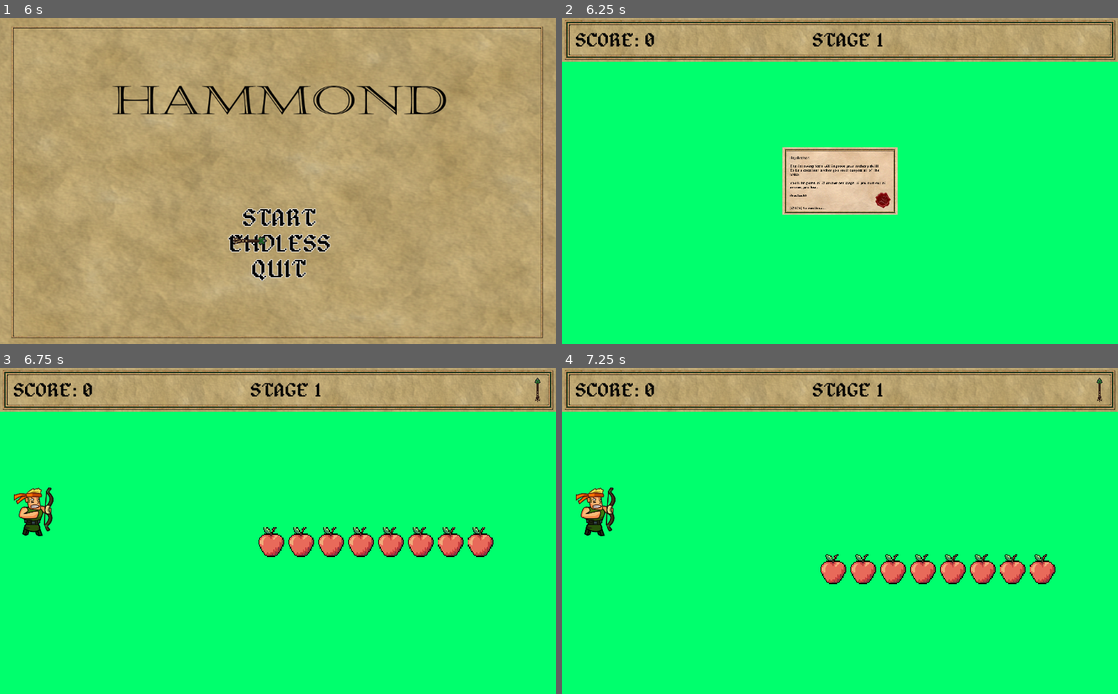
Above: before the commit, frames 1-4 (two rows, left to right).
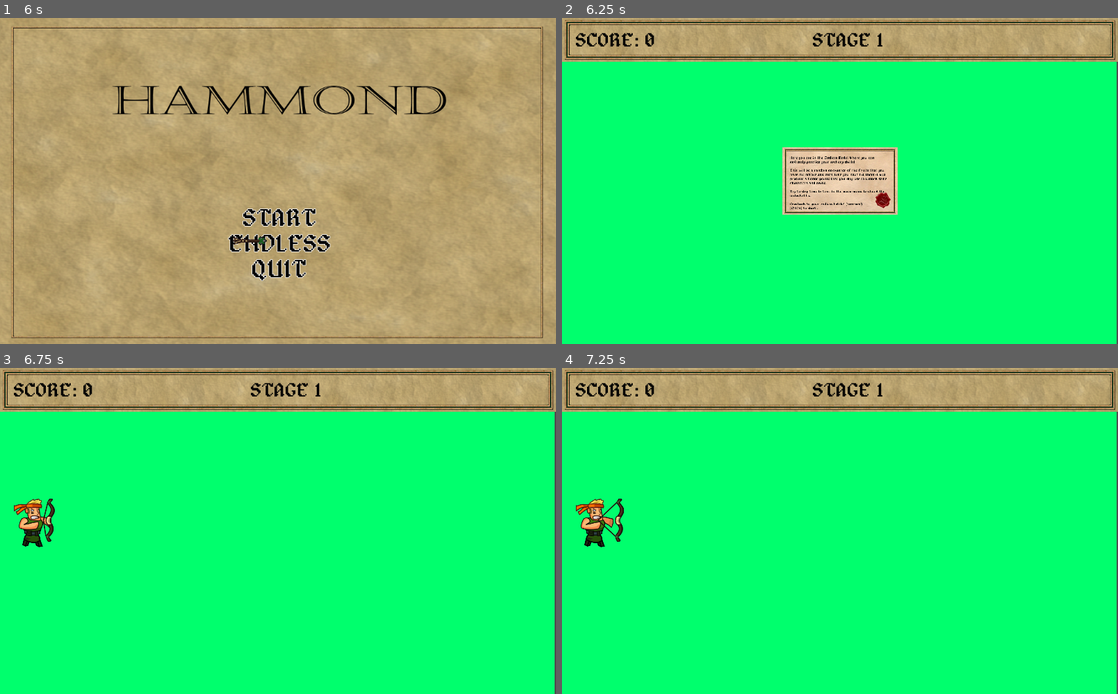
Above: after the commit, the same moments.

Repository: lpancho/ArrowMan
Game: Godot game, scene res://scenes/menu/MainMenu.tscn
Same seed, same stepped clock (60 frames per second), same inputs: the game is played once before the commit and once after it.
Inputs (mouse positions are in pixels of both pictures, inside the frame that each line leads up to):
- Up to frame 1 (6 s): tap Enter at 0.5, 2, 3.5 s; move the mouse to (400, 164) at 0.52 s; hold Space (ui_select) 0.53-1.28 s; move the mouse to (166, 197) at 1.27 s; tap Space (ui_select) at 1.35, 1.52, 1.82, 2.85, 3.02, 3.32, 4.35, 4.52, 4.82, 5.85 s; move the mouse to (333, 109) at 2.02 s; hold Space (ui_select) 2.03-2.78 s; move the mouse to (250, 246) at 2.77 s; move the mouse to (444, 229) at 3.52 s; hold Space (ui_select) 3.53-4.28 s; move the mouse to (111, 132) at 4.27 s; move the mouse to (305, 181) at 5.02 s; hold Space (ui_select) 5.03-5.78 s; move the mouse to (194, 99) at 5.77 s
- Up to frame 2 (6.25 s): tap Space (ui_select) at 6.02 s
- Up to frame 3 (6.75 s): tap Space (ui_select) at 6.32 s; move the mouse to (400, 514) at 6.52 s; hold Space (ui_select) from 6.53 s (still down)
- Up to frame 4 (7.25 s): keep holding Space (ui_select)

Frame 1 is identical in both runs. In frame 2, 0.9% of the frame differs, in the area x 41-100%, y 13-100%; in frame 3, 3.4%; in frame 4, 3.5%, in the area x 2-100%, y 2-100%.

Commit message:
Remove ArrowMan node - nothing to do with the heirarchy Modify scripts to adapt to new scene heirarchy Added validation when enemy = 0 and arrow = 0.. GAME OVER

Diff:
--- a/ArrowMan.tscn
+++ /dev/null
@@ -1,13 +0,0 @@
-[gd_scene load_steps=4 format=2]
-
-[ext_resource path="res://scripts/ArrowMan.gd" type="Script" id=1]
-[ext_resource path="res://scenes/gui/GUI.tscn" type="PackedScene" id=2]
-[ext_resource path="res://scenes/stages/Stage.tscn" type="PackedScene" id=3]
-
-[node name="ArrowMan" type="Node2D"]
-script = ExtResource( 1 )
-
-[node name="GUI" parent="." instance=ExtResource( 2 )]
-margin_bottom = 0.0
-
-[node name="Stage" parent="." instance=ExtResource( 3 )]
--- a/scenes/menu/MainMenu.tscn
+++ b/scenes/menu/MainMenu.tscn
@@ -22,14 +22,12 @@
 centered = false
 
 [node name="VBoxContainer" type="VBoxContainer" parent="."]
-editor/display_folded = true
 margin_left = 420.931
 margin_top = 349.181
 margin_right = 608.931
 margin_bottom = 486.181
 
 [node name="Start" type="Label" parent="VBoxContainer"]
-editor/display_folded = true
 margin_right = 188.0
 margin_bottom = 43.0
 mouse_filter = 1
@@ -86,7 +84,7 @@
 [connection signal="area_entered" from="VBoxContainer/Start/Area2D" to="." method="_on_Start_Area2D_area_entered"]
 [connection signal="mouse_entered" from="VBoxContainer/Endless" to="." method="_on_Endless_mouse_entered"]
 [connection signal="mouse_exited" from="VBoxContainer/Endless" to="." method="_on_Endless_mouse_exited"]
-[connection signal="area_entered" from="VBoxContainer/Endless/Area2D" to="." method="_on_Start_Area2D_area_entered"]
+[connection signal="area_entered" from="VBoxContainer/Endless/Area2D" to="." method="_on_Endless_Area2D_area_entered"]
 [connection signal="mouse_entered" from="VBoxContainer/Quit" to="." method="_on_Quit_mouse_entered"]
 [connection signal="mouse_exited" from="VBoxContainer/Quit" to="." method="_on_Quit_mouse_exited"]
 [connection signal="area_entered" from="VBoxContainer/Quit/Area2D" to="." method="_on_Quit_Area2D_area_entered"]
--- a/scenes/stages/EndlessStage.tscn
+++ b/scenes/stages/EndlessStage.tscn
@@ -1,34 +1,26 @@
 [gd_scene load_steps=5 format=2]
 
 [ext_resource path="res://scripts/EndlessStage.gd" type="Script" id=1]
-[ext_resource path="res://assets/green_background.png" type="Texture" id=2]
-[ext_resource path="res://scenes/gui/ChallengePanel.tscn" type="PackedScene" id=3]
-[ext_resource path="res://scenes/misc/Spawner.tscn" type="PackedScene" id=4]
+[ext_resource path="res://scenes/gui/GUI.tscn" type="PackedScene" id=2]
+[ext_resource path="res://assets/green_background.png" type="Texture" id=3]
+[ext_resource path="res://scenes/gui/ChallengePanel.tscn" type="PackedScene" id=4]
 
 [node name="EndlessStage" type="Node2D"]
 script = ExtResource( 1 )
 
+[node name="GUI" parent="." instance=ExtResource( 2 )]
+margin_bottom = 0.0
+
 [node name="Background" type="Sprite" parent="."]
 position = Vector2( -2.15845, 0 )
-texture = ExtResource( 2 )
+texture = ExtResource( 3 )
 centered = false
 
 [node name="Enemy_Container" type="Node" parent="."]
 
-[node name="ChallengePanel" parent="." instance=ExtResource( 3 )]
+[node name="ChallengePanel" parent="." instance=ExtResource( 4 )]
 
 [node name="Timer" type="Timer" parent="."]
 
 [node name="Spawners" type="Node" parent="."]
-
-[node name="SpawnerTop" parent="Spawners" instance=ExtResource( 4 )]
-position = Vector2( 772.726, 34.535 )
-current_position = 0
-
-[node name="SpawnerBottom" parent="Spawners" instance=ExtResource( 4 )]
-position = Vector2( 837.48, 576.308 )
-current_position = 1
-
-[node name="SpawnerRight" parent="Spawners" instance=ExtResource( 4 )]
-position = Vector2( 975.621, 323.768 )
 [connection signal="start_game" from="ChallengePanel" to="." method="_on_ChallengePanel_start_game"]
--- a/scenes/stages/Stage.tscn
+++ b/scenes/stages/Stage.tscn
@@ -1,20 +1,24 @@
-[gd_scene load_steps=4 format=2]
+[gd_scene load_steps=5 format=2]
 
 [ext_resource path="res://scripts/Stage.gd" type="Script" id=1]
-[ext_resource path="res://assets/green_background.png" type="Texture" id=2]
-[ext_resource path="res://scenes/gui/ChallengePanel.tscn" type="PackedScene" id=3]
+[ext_resource path="res://scenes/gui/GUI.tscn" type="PackedScene" id=2]
+[ext_resource path="res://assets/green_background.png" type="Texture" id=3]
+[ext_resource path="res://scenes/gui/ChallengePanel.tscn" type="PackedScene" id=4]
 
 [node name="Stage" type="Node2D"]
 script = ExtResource( 1 )
 environment = "DEV"
 
+[node name="GUI" parent="." instance=ExtResource( 2 )]
+margin_bottom = 0.0
+
 [node name="Background" type="Sprite" parent="."]
-texture = ExtResource( 2 )
+texture = ExtResource( 3 )
 centered = false
 
 [node name="Enemy_Container" type="Node" parent="."]
 
-[node name="ChallengePanel" parent="." instance=ExtResource( 3 )]
+[node name="ChallengePanel" parent="." instance=ExtResource( 4 )]
 
 [node name="Timer" type="Timer" parent="."]
 
--- a/scripts/ChallengePanel.gd
+++ b/scripts/ChallengePanel.gd
@@ -11,6 +11,7 @@
 var is_end_game = false
 
 func show_current_challenge():
+	$CanvasLayer/Sprite.scale = Vector2(0.1, 0.1)
 	showing = true
 	print("LEVEL: " + str(globals.get_level()))
 	var level = constants.challenges_dict["Stages"][globals.get_level() - 1]
@@ -25,10 +26,15 @@
 		Vector2(0.1, 0.1), Vector2(1, 1), 0.5, Tween.TRANS_LINEAR, Tween.EASE_IN)
 	tween.start()
 
-func show_game_over_message():
+func show_game_over_message(noArrowsAndFruits):
+	$CanvasLayer/Sprite.scale = Vector2(0.1, 0.1)
+
 	is_game_over = true
 	showing = true
-	messages = constants.game_over_message
+	if noArrowsAndFruits:
+		messages = constants.game_over_message_no_arrows_and_fruits
+	else:
+		messages = constants.game_over_message
 	msg_index = 0
 
 	$CanvasLayer/Sprite.visible = showing
@@ -39,9 +45,23 @@
 	tween.start()
 
 func show_end_game_message():
+	$CanvasLayer/Sprite.scale = Vector2(0.1, 0.1)
 	is_end_game = true
 	showing = true
 	messages = constants.end_game_message
+	msg_index = 0
+
+	$CanvasLayer/Sprite.visible = showing
+	$CanvasLayer/Sprite/Text.text = messages[msg_index]
+
+	tween.interpolate_property($CanvasLayer/Sprite, "scale",
+		Vector2(0.1, 0.1), Vector2(1, 1), 0.5, Tween.TRANS_LINEAR, Tween.EASE_IN)
+	tween.start()
+
+func show_endless_mode_message():
+	$CanvasLayer/Sprite.scale = Vector2(0.1, 0.1)
+	showing = true
+	messages = constants.endless_mode_message
 	msg_index = 0
 
 	$CanvasLayer/Sprite.visible = showing
--- a/scripts/EndlessStage.gd
+++ b/scripts/EndlessStage.gd
@@ -6,14 +6,14 @@
 
 # onready variables
 onready var enemy_container = $Enemy_Container
-
-#
+var current_scene = "EndlessStage"
 
 # Called when the node enters the scene tree for the first time.
 func _ready():
 	playerScene = load("res://scenes/characters/Hammond.tscn")
+	$ChallengePanel.show_endless_mode_message()
 	set_process(false)
-	pass # Replace with function body.
+	pass
 
 func _process(delta):
 
@@ -39,6 +39,11 @@
 			$ChallengePanel.show_game_over_message()
 	pass
 
+func _on_ChallengePanel_start_game():
+	set_process(true)
+	AddPlayerToScene(false)
+	pass
+
 # ADD PLAYER TO THE SCENE
 func AddPlayerToScene(isGoldenArrowActivated):
 	player = playerScene.instance()
@@ -46,6 +51,7 @@
 	player.isGoldenArrowActivated = isGoldenArrowActivated
 	player.enable_process(false)
 	player.state = "PLAYING"
+	player.current_scene = current_scene
 	self.add_child(player)
 	pass
 
--- a/scripts/GUI.gd
+++ b/scripts/GUI.gd
@@ -35,3 +35,7 @@
 func update_stage():
 	$CanvasLayer/Stage.text = "Stage " + str(globals.get_level())
 	pass
+
+func update_endless_stage():
+	$CanvasLayer/Stage.text = "Wave " + str(globals.get_wave())
+	pass
--- a/scripts/MainMenu.gd
+++ b/scripts/MainMenu.gd
@@ -45,7 +45,11 @@
 	pass # Replace with function body.
 
 func _on_Start_Area2D_area_entered(area):
-	get_tree().change_scene("res://ArrowMan.tscn")
+	get_tree().change_scene("res://scenes/stages/Stage.tscn")
+	pass # Replace with function body.
+
+func _on_Endless_Area2D_area_entered(area):
+	get_tree().change_scene("res://scenes/stages/EndlessStage.tscn")
 	pass # Replace with function body.
 
 func _on_Quit_Area2D_area_entered(area):
--- a/scripts/Spawner.gd
+++ b/scripts/Spawner.gd
@@ -1,8 +1,20 @@
 extends Position2D
 
-# Spawner positions
+# Spawner details
 enum positions {top, bottom, right}
 export var current_position = positions.right
+
+# random range
+# rand value = 0 to min + offset
+# max value = max(0 to min + offset)
+var spawn_time_range = {
+	offset = 150,
+	min = 151,
+	max = 300
+}
+var current_spawn_time = spawn_time_range.max
+var spawn_count = 0
+var is_random_movement = false
 
 # Movement of spawner
 var direction = 1
@@ -12,7 +24,6 @@
 # Screen view
 var max_view_x = 0
 var max_view_y = 0
-
 
 # List of fruits
 var fruits_scn = [
@@ -31,25 +42,42 @@
 	max_view_y = get_viewport().size.y
 
 func _process(delta):
-	if current_position == positions.right:
-		if position.y + pixel_bounds + movement > max_view_y:
-			direction = -1
-		elif position.y - pixel_bounds - movement < 0:
-			direction = 1
 
-		position.y = position.y + (movement * direction)
-	elif current_position == positions.top || current_position == positions.bottom:
-		if position.x + pixel_bounds + movement > max_view_x:
-			direction = -1
-		elif position.x - pixel_bounds - movement < 0:
-			direction = 1
+	# spawner movements
+	if !is_random_movement:
+		if current_position == positions.right:
+			if position.y + pixel_bounds + movement > max_view_y:
+				direction = -1
+			elif position.y - pixel_bounds - movement < 0:
+				direction = 1
 
-		position.x = position.x + (movement * direction)
+			position.y = position.y + (movement * direction)
+		elif current_position == positions.top || current_position == positions.bottom:
+			if position.x + pixel_bounds + movement > max_view_x:
+				direction = -1
+			elif position.x - pixel_bounds - movement < 0:
+				direction = 1
+
+			position.x = position.x + (movement * direction)
+	else:
+		if current_position == positions.right:
+			position.y = randi() % int(get_viewport().size.y)
+		else:
+			position.x = randi() % int(get_viewport().size.x) + 200
+		pass
+
+	# spawning
+	if current_spawn_time == spawn_time_range.max:
+		create_random_fruit()
+		current_spawn_time = randi()%spawn_time_range.min + spawn_time_range.offset
+	else:
+		current_spawn_time += 1
 
 func create_random_fruit():
 	randomize()
 	var fruit = load(fruits_scn[randi() % fruits_scn.size()]).instance()
 	fruit.position = position
+	fruit.is_endless_mode = true
 	if current_position == positions.right:
 		fruit.is_vertical = false
 	elif current_position == positions.top:
@@ -57,15 +85,3 @@
 
 	get_node("/root/EndlessStage").add_child(fruit)
 	pass
-
-func _on_TimerSpawn_timeout():
-	create_random_fruit()
-	pass # Replace with function body.
-
-func _on_TimerMove_timeout():
-	randomize()
-	if current_position == positions.right:
-		position.y = randi() % int(get_viewport().size.y)
-	else:
-		position.x = randi() % int(get_viewport().size.x) + 200
-	pass # Replace with function body.
--- a/scripts/Stage.gd
+++ b/scripts/Stage.gd
@@ -1,13 +1,13 @@
 extends Node2D
 
 export var environment = ""
-
+var current_scene = "Stage"
 # Objects scenes
 var playerScene = null
 
 var player = null
 var is_last_stage = false
-onready var enemy_container = $Enemy_Container
+onready var fruit_container = $Enemy_Container
 
 # Signals
 signal show_challenge
@@ -61,9 +61,10 @@
 
 		# MOVE TO NEXT STAGE
 		# player is playing
-		# no enemies in the screen
+		# no fruits in the screen
+		# current arrow is not equal to 0
 		# no moving arrows in the screen
-		if player.state == "PLAYING" && enemy_container.get_child_count() == 0 && is_there_an_active_arrow:
+		if player.state == "PLAYING" && fruit_container.get_child_count() == 0 && globals.get_arrows() != 0 && is_there_an_active_arrow:
 			player.queue_free()
 			player = null
 			if (is_last_stage):
@@ -74,19 +75,33 @@
 
 		# GAME OVER
 		# player is playing
+		# there are fruits in the screen
 		# player have 0 arrows
 		# no moving arrows in the screen
-		elif player.state == "PLAYING" && globals.get_arrows() == 0 && is_there_an_active_arrow:
+		elif player.state == "PLAYING" && fruit_container.get_child_count() != 0 && globals.get_arrows() == 0 && is_there_an_active_arrow:
 			# remove player
 			player.queue_free()
 			player = null
 
-			# remove enemies
-			for enemy in enemy_container.get_children():
+			# remove fruits
+			for enemy in fruit_container.get_children():
 				enemy.queue_free()
 
 			# show game over message
-			$ChallengePanel.show_game_over_message()
+			$ChallengePanel.show_game_over_message(false)
+
+		# GAME OVER - no arrows and no fruits left
+		elif player.state == "PLAYING" && fruit_container.get_child_count() == 0 && globals.get_arrows() == 0 && is_there_an_active_arrow:
+			# remove player
+			player.queue_free()
+			player = null
+
+			# remove fruits
+			for enemy in fruit_container.get_children():
+				enemy.queue_free()
+
+			# show game over message
+			$ChallengePanel.show_game_over_message(true)
 	pass
 
 func _on_ChallengePanel_start_game():
@@ -98,28 +113,28 @@
 		var generator = enemy["Generator"]
 		if generator["Name"] == constants.GENERATE_HORIZONTAL_POSITION_ENEMY:
 			enemy_generator.GenerateHorizontalPositionEnemy(
-			enemy_container, fruitScene, enemy["Name"], enemy["Count"], generator["Position"]["x"], generator["Position"]["y"], generator["Direction"], generator["HasBounds"])
+			fruit_container, fruitScene, enemy["Name"], enemy["Count"], generator["Position"]["x"], generator["Position"]["y"], generator["Direction"], generator["HasBounds"])
 		elif generator["Name"] == constants.GENERATE_VERTICAL_POSITION_ENEMY:
 			enemy_generator.GenerateVerticalPositionEnemy(
-			enemy_container, fruitScene, enemy["Name"], enemy["Count"], generator["Position"]["x"], generator["Position"]["y"], generator["Direction"], generator["HasBounds"])
+			fruit_container, fruitScene, enemy["Name"], enemy["Count"], generator["Position"]["x"], generator["Position"]["y"], generator["Direction"], generator["HasBounds"])
 		elif generator["Name"] == constants.GENERATE_DIAGONAL_POSITION_ENEMY:
 			enemy_generator.GenerateDiagonalPositionEnemy(
-			enemy_container, fruitScene, enemy["Name"], enemy["Count"], generator["Position"]["x"], generator["Position"]["y"], generator["Align"], generator["Direction"], generator["HasBounds"])
+			fruit_container, fruitScene, enemy["Name"], enemy["Count"], generator["Position"]["x"], generator["Position"]["y"], generator["Align"], generator["Direction"], generator["HasBounds"])
 		elif generator["Name"] == constants.GENERATE_RANDOM_POSITION_HORIZONTALMOVEMENT_ENEMY:
 			enemy_generator.GenerateRandomPositionHorizontalMovementEnemy(
-			enemy_container, fruitScene, enemy["Name"], enemy["Count"],
+			fruit_container, fruitScene, enemy["Name"], enemy["Count"],
 			generator["Position"]["RangeX"]["x"], generator["Position"]["RangeX"]["y"],
 			generator["Position"]["RangeY"]["x"], generator["Position"]["RangeY"]["y"],
 			generator["Direction"], generator["HasBounds"])
 		elif generator["Name"] == constants.GENERATE_RANDOM_POSITION_ENEMY:
 			enemy_generator.GenerateRandomPositionEnemy(
-			enemy_container, fruitScene, enemy["Name"], enemy["Count"],
+			fruit_container, fruitScene, enemy["Name"], enemy["Count"],
 			generator["Position"]["RangeX"]["x"], generator["Position"]["RangeX"]["y"],
 			generator["Position"]["RangeY"]["x"], generator["Position"]["RangeY"]["y"],
 			generator["Direction"], generator["HasBounds"])
 		elif generator["Name"] == constants.GENERATE_RANDOM_POSITION_VERTICALMOVEMENT_ENEMY:
 			enemy_generator.GenerateRandomPositionVerticalMovementEnemy(
-			enemy_container, fruitScene, enemy["Name"], enemy["Count"],
+			fruit_container, fruitScene, enemy["Name"], enemy["Count"],
 			generator["Position"]["RangeX"]["x"], generator["Position"]["RangeX"]["y"],
 			generator["Position"]["RangeY"]["x"], generator["Position"]["RangeY"]["y"],
 			generator["ExtendedBounds"]["RangeY"]["x"], generator["ExtendedBounds"]["RangeY"]["y"],
@@ -127,8 +142,8 @@
 
 	is_last_stage = current_stage["Id"] == constants.LAST_STAGE_ID
 	AddPlayerToScene(current_stage["GoldenArrows"])
-	get_node("/root/ArrowMan/GUI").update_stage()
-	get_node("/root/ArrowMan/GUI").draw_arrows(current_stage["GoldenArrows"])
+	get_tree().get_root().get_node(current_scene + "/GUI").update_stage()
+	get_tree().get_root().get_node(current_scene + "/GUI").draw_arrows(current_stage["GoldenArrows"])
 	set_process(true)
 	pass
 
@@ -139,6 +154,7 @@
 	player.isGoldenArrowActivated = isGoldenArrowActivated
 	player.enable_process(false)
 	player.state = "PLAYING"
+	player.current_scene = current_scene
 	self.add_child(player)
 	pass
 
@@ -156,69 +172,69 @@
 
 	if (selected == 0):
 		enemy_generator.GenerateRandomPositionEnemy(
-		enemy_container, fruitScene, fruitName, 10, 400, 1000, 300, 500, 1, false)
+		fruit_container, fruitScene, fruitName, 10, 400, 1000, 300, 500, 1, false)
 	elif (selected == 1):
 		enemy_generator.GenerateHorizontalPositionEnemy(
-		enemy_container, fruitScene, fruitName, 10, 500, 300, 1, false)
+		fruit_container, fruitScene, fruitName, 10, 500, 300, 1, false)
 		pass
 	elif (selected == 2):
 		enemy_generator.GenerateVerticalPositionEnemy(
-		enemy_container, fruitScene, fruitName, 10, 500, 200, 1, false)
+		fruit_container, fruitScene, fruitName, 10, 500, 200, 1, false)
 		pass
 	elif (selected == 3):
 		enemy_generator.GenerateDiagonalPositionEnemy(
-		enemy_container, fruitScene, fruitName, 10, 300, 150, "\\", 1, false)
+		fruit_container, fruitScene, fruitName, 10, 300, 150, "\\", 1, false)
 		pass
 	elif (selected == 4):
 		enemy_generator.GenerateDiagonalPositionEnemy(
-		enemy_container, fruitScene, fruitName, 10, 900, 150, "/", 1, false)
+		fruit_container, fruitScene, fruitName, 10, 900, 150, "/", 1, false)
 		pass
 	elif (selected == 5):
 		enemy_generator.GenerateRandomPositionEnemy(
-		enemy_container, fruitScene, fruitName, 10, 400, 1000, 300, 500, 1, true)
+		fruit_container, fruitScene, fruitName, 10, 400, 1000, 300, 500, 1, true)
 	elif (selected == 6):
 		enemy_generator.GenerateHorizontalPositionEnemy(
-		enemy_container, fruitScene, fruitName, 10, 500, 300, 1, true)
+		fruit_container, fruitScene, fruitName, 10, 500, 300, 1, true)
 		pass
 	elif (selected == 7):
 		enemy_generator.GenerateVerticalPositionEnemy(
-		enemy_container, fruitScene, fruitName, 10, 500, 200, 1, true)
+		fruit_container, fruitScene, fruitName, 10, 500, 200, 1, true)
 		pass
 	elif (selected == 8):
 		enemy_generator.GenerateDiagonalPositionEnemy(
-		enemy_container, fruitScene, fruitName, 10, 300, 150, "\\", 1, true)
+		fruit_container, fruitScene, fruitName, 10, 300, 150, "\\", 1, true)
 		pass
 	elif (selected == 9):
 		enemy_generator.GenerateDiagonalPositionEnemy(
-		enemy_container, fruitScene, fruitName, 10, 900, 150, "/", 1, true)
+		fruit_container, fruitScene, fruitName, 10, 900, 150, "/", 1, true)
 		pass
 	elif (selected == 10):
 		enemy_generator.GenerateRandomPositionEnemy(
-		enemy_container, fruitScene, fruitName, 10, 400, 1000, 300, 500, -1, false)
+		fruit_container, fruitScene, fruitName, 10, 400, 1000, 300, 500, -1, false)
 	elif (selected == 11):
 		enemy_generator.GenerateHorizontalPositionEnemy(
-		enemy_container, fruitScene, fruitName, 10, 500, 300, -1, false)
+		fruit_container, fruitScene, fruitName, 10, 500, 300, -1, false)
 		pass
 	elif (selected == 12):
 		enemy_generator.GenerateVerticalPositionEnemy(
-		enemy_container, fruitScene, fruitName, 10, 500, 200, -1, false)
+		fruit_container, fruitScene, fruitName, 10, 500, 200, -1, false)
 		pass
 	elif (selected == 13):
 		enemy_generator.GenerateDiagonalPositionEnemy(
-		enemy_container, fruitScene, fruitName, 10, 300, 150, "\\", -1, false)
+		fruit_container, fruitScene, fruitName, 10, 300, 150, "\\", -1, false)
 		pass
 	elif (selected == 14):
 		enemy_generator.GenerateDiagonalPositionEnemy(
-		enemy_container, fruitScene, fruitName, 10, 900, 150, "/", -1, false)
+		fruit_container, fruitScene, fruitName, 10, 900, 150, "/", -1, false)
 		pass
 	elif (selected == 15):
 		enemy_generator.GenerateRandomPositionHorizontalMovementEnemy(
-		enemy_container, fruitScene, fruitName, 10, 1024, 3000, 100, 500, 1, false)
+		fruit_container, fruitScene, fruitName, 10, 1024, 3000, 100, 500, 1, false)
 		pass
 	print(selected)
 	pass # Replace with function body.
 
 func _on_Clear_button_up():
-	for enemy in enemy_generator.get_children():
-		enemy.queue_free()
+	for fruit in enemy_generator.get_children():
+		fruit.queue_free()
 	pass # Replace with function body.
--- a/scripts/base/character.gd
+++ b/scripts/base/character.gd
@@ -2,6 +2,7 @@
 
 # Make this as enum
 export var state = ""
+var current_scene = ""
 
 var speed = 80
 var isGoldenArrowActivated = false
@@ -66,7 +67,7 @@
 
 			arrowFiredCounter += 1
 			if (state != "MENU"):
-				get_node("/root/ArrowMan/GUI").remove_arrow()
+				get_tree().get_root().get_node(current_scene + "/GUI").remove_arrow()
 
 			$Bow/AnimatedSprite.animation = "steady"
 		elif !event.is_pressed():
@@ -81,5 +82,4 @@
 
 func enable_process(value):
 	set_process(value)
-	print("player false")
 	pass
--- a/scripts/base/fruit.gd
+++ b/scripts/base/fruit.gd
@@ -2,6 +2,7 @@
 
 var is_vertical = true
 var has_bounds = false
+var is_endless_mode = false
 var extended_bounds = null
 var speed = -100
 var height = 50
@@ -30,9 +31,15 @@
 		if (self.position.y - constants.BORDER_HEIGHT < 1 || self.position.y + height > get_viewport_rect().size.y):
 			speed *= -1
 	elif (self.position.y + height < 0):
-		self.position = Vector2(self.position.x, get_viewport_rect().size.y)
+		if is_endless_mode:
+			queue_free()
+		else:
+			self.position = Vector2(self.position.x, get_viewport_rect().size.y)
 	elif (self.position.y - height > get_viewport_rect().size.y):
-		 self.position = Vector2(self.position.x, 0)
+		if is_endless_mode:
+			queue_free()
+		else:
+			self.position = Vector2(self.position.x, 0)
 	pass
 
 func _on_Area2D_area_entered(area):
@@ -41,7 +48,7 @@
 	if ("Arrow" in arrow.name && is_alive):
 		is_alive = false
 		globals.add_score((arrow.hit * get_score_multiplier()))
-		get_node("/root/ArrowMan/GUI").update_score()
+		get_node("../../GUI").update_score()
 		arrow.hit = arrow.hit + 1
 		queue_free()
 	pass # Replace with function body.
--- a/scripts/globals/constants.gd
+++ b/scripts/globals/constants.gd
@@ -251,6 +251,14 @@
 	"Dispite of not finishing the whole challenges does not mean that you are not qualified to be a great archer.\n\nPlay it again and prove that you are worthy to be one of us.\n\nHoping that you can finish all of the challenges.\n\n\n\n[CLICK] to go to Main Menu..."
 	]
 
+var game_over_message_no_arrows_and_fruits = [
+	"You are great! You have hit all fruits with all of your arrows but sorry to say that you cannot proceed to the next stage.\n\nPlay it again and prove that you are worthy to be one of us.\n\nHoping that you can finish all of the challenges.\n\n\n\n[CLICK] to go to Main Menu..."
+	]
+
 var end_game_message = [
 	"After conquering all the challenges. I would like to congratulate you for being the great archer of all time!\nThis i …(238 unchanged characters)…
 	]
+
+var endless_mode_message = [
+	"Here you are in the Endless Mode! Where you can endlessly practice your archery skills!\n\nThis will be a random encounter of the fruits that you have hit before and each time you have hit them it will produce a honor points that you may use to unlock some characters and skills.\n\nTry to stop time to time in the main menu to check the unlockables.\n\nGoodluck to your endless battle! (sarcasm)\n[CLICK] to start..."
+	]
--- a/scripts/globals/globals.gd
+++ b/scripts/globals/globals.gd
@@ -1,9 +1,10 @@
 extends Node
 
 var activated_endless = true
-var arrows = 1 setget set_arrows, get_arrows
+var arrows = 10 setget set_arrows, get_arrows
 var score = 0 	setget set_score, get_score
 var level = 1 	setget set_level, get_level
+var wave = 1	setget set_wave, get_wave
 
 # SETGET
 func set_score(value):
@@ -17,6 +18,11 @@
 func get_level():
 	return level
 
+func set_wave(value):
+	level = value
+func get_wave():
+	return level
+
 func set_arrows(value):
 	arrows = value
 func get_arrows():
